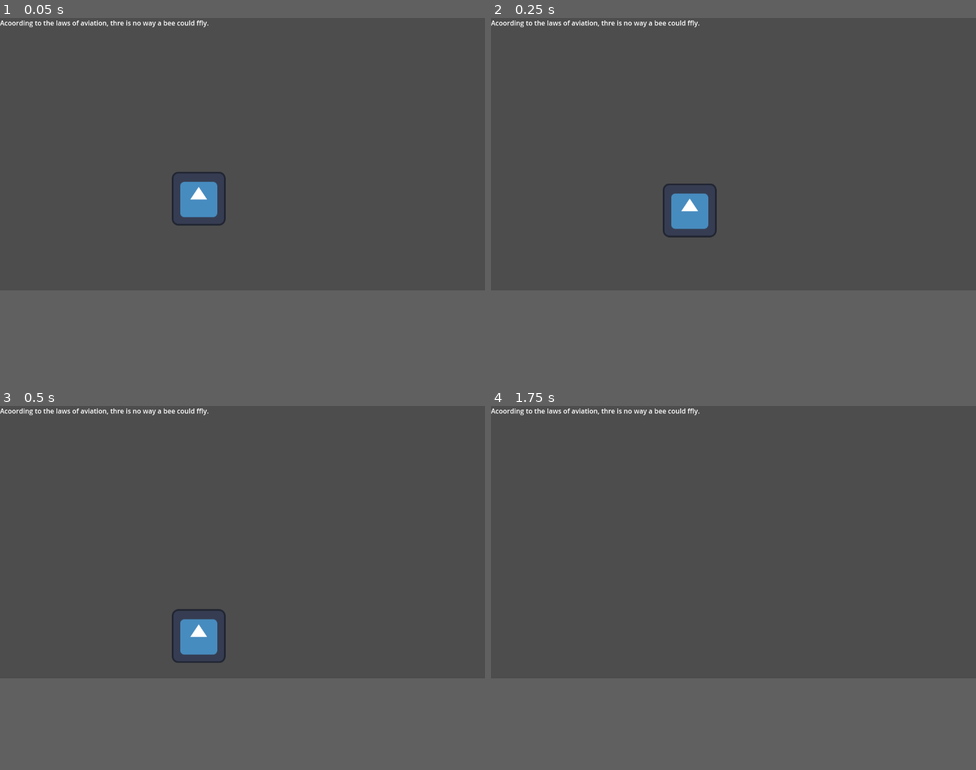
Above: before the commit, frames 1-4 (two rows, left to right).
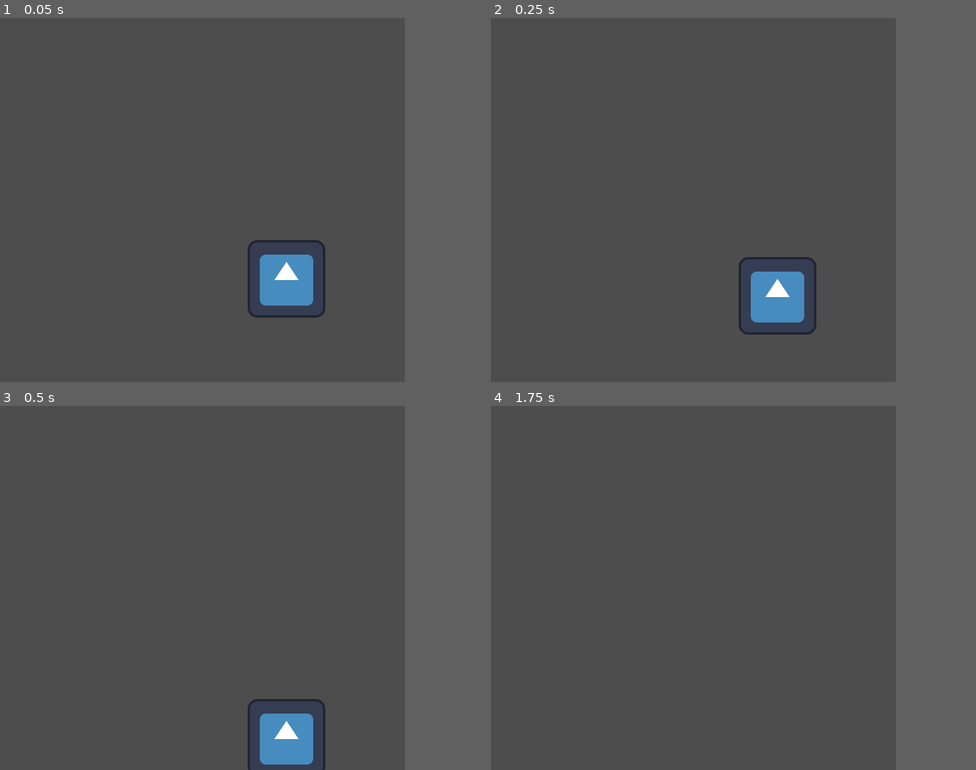
Above: after the commit, the same moments.

Repository: DonB303/1GameJam
Game: Godot game, scene res://test.tscn
Two runs of this game, one before a commit and one after it. Both use one fixed random seed, a clock stepped at 60 frames per second and the inputs below. The engine's default icon, where the game draws it, is replaced by a stand-in: a white triangle on a blue panel in a dark square.
Inputs:
- Up to frame 1 (0.05 s): no input
- Up to frame 2 (0.25 s): no input
- Up to frame 3 (0.5 s): no input
- Up to frame 4 (1.75 s): tap Enter (ui_accept) at 0.5, 0.77, 1.25, 1.52 s; hold Right (ui_right) from 0.53 s (still down)
In our replay, the window is 799x449 before the commit and 667x600 after it. These sizes can differ from the game's own. Grey fills any space a smaller window leaves; there, only what the larger window draws over its background counts as a difference.

The runs differ from the first frame. In frame 1, 3.2% of the frame differs, in the area x 0-68%, y 0-83%; in frame 2, 3.2%, in the area x 0-68%, y 0-87%; in frame 3, 3.1%; in frame 4, 0.3%.

Commit message:
AspectChange

Diff:
--- a/project.godot
+++ b/project.godot
@@ -15,7 +15,13 @@
 config/features=PackedStringArray("4.3", "GL Compatibility")
 config/icon="res://icon.svg"
 
+[display]
+
+window/size/viewport_width=667
+window/size/viewport_height=600
+
 [rendering]
 
+textures/canvas_textures/default_texture_filter=0
 renderer/rendering_method="gl_compatibility"
 renderer/rendering_method.mobile="gl_compatibility"
--- a/test.tscn
+++ b/test.tscn
@@ -18,8 +18,3 @@
 [node name="Icon" type="Sprite2D" parent="CharacterBody2D"]
 position = Vector2(472, 429)
 texture = ExtResource("2_2i8ym")
-
-[node name="RichTextLabel" type="RichTextLabel" parent="."]
-offset_right = 733.0
-offset_bottom = 329.0
-text = "Acoording to the laws of aviation, thre is no way a bee could ffly."
